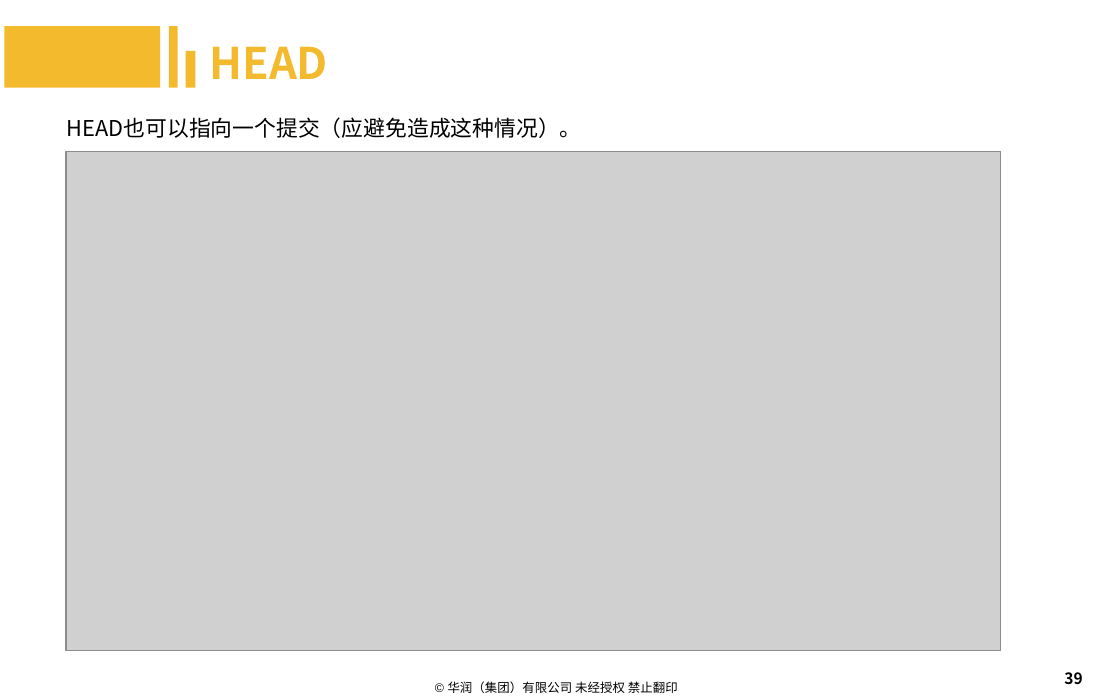
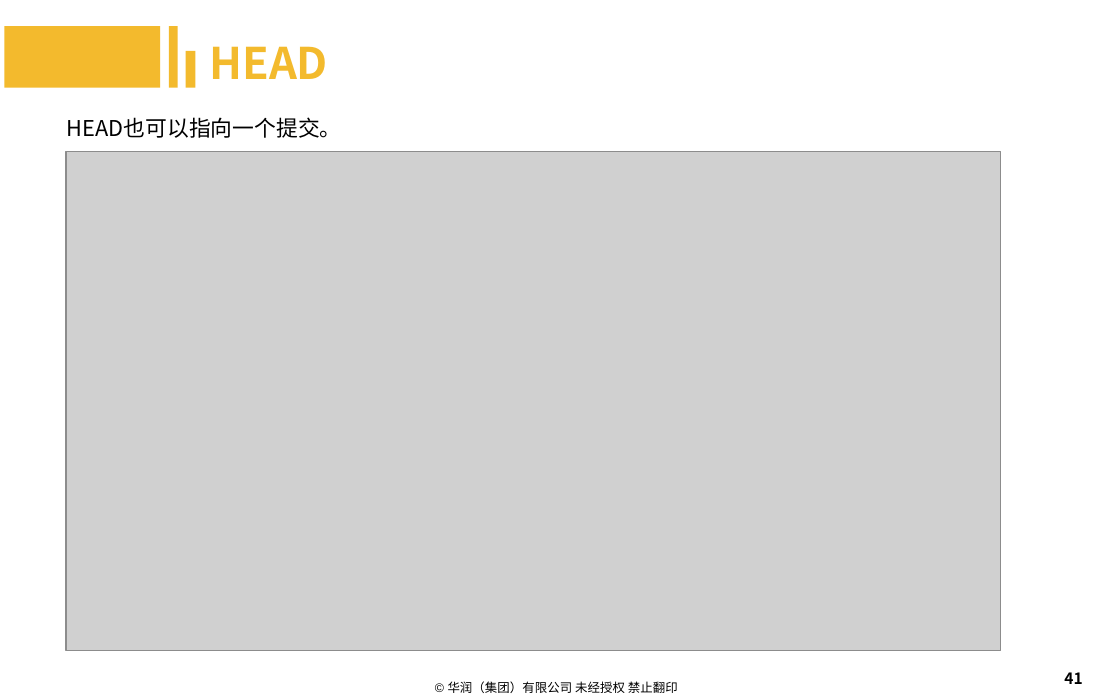
Before and after one commit to machenzhao/git-present, a slide deck: slide 41 of Git.pptx (slide 39 before the commit). Drawn at 1120x700 pixels with LibreOffice and Linux fonts; fonts in the diff are those of the drawing; grey boxes stand for pictures; background and template pictures are left out. Boxes give left, top, right and bottom in pixels: in the first picture for what was removed or moved away, otherwise in the second. Text is boxed around its words. In the diff, an @@ line names an element or a change of style, - is before the commit and + after.

```diff
--- a/Git.pptx
+++ b/Git.pptx
@@ text at <box>67,117,342,138</box>: text changed @@
-HEAD也可以指向一个提交（应避免造成这种情况）。
+HEAD也可以指向一个提交。
@@ page number at <box>1064,672,1082,684</box>: text changed @@
-39
+41
```
Also in this commit, not shown: 4 other slides changed, 28 slides added, 1 slide removed.
